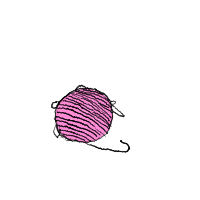
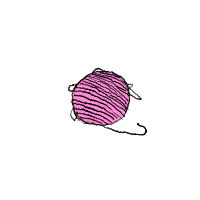
Before/after of a w=200, h=200 layered artwork. What changed in the layer stack:
added layer "Final" above "detail 1" over [51, 67, 148, 153]
hid "detail 1" over [51, 67, 148, 153]
hid "sketch", painted on it over [51, 67, 148, 153]
hid "color" over [51, 67, 128, 153]
